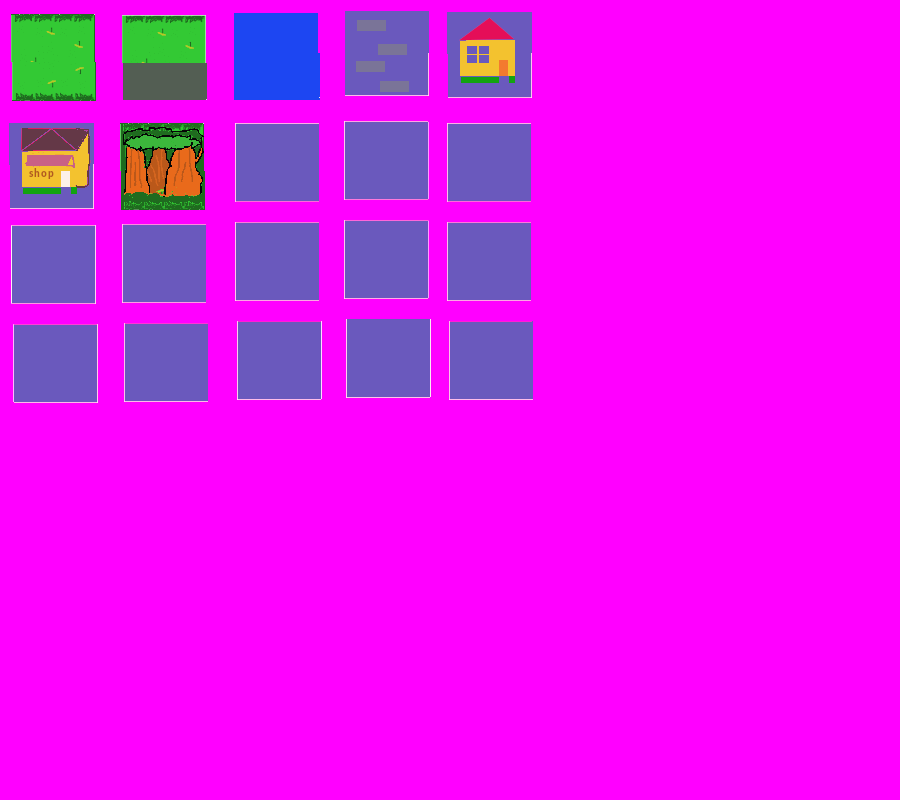
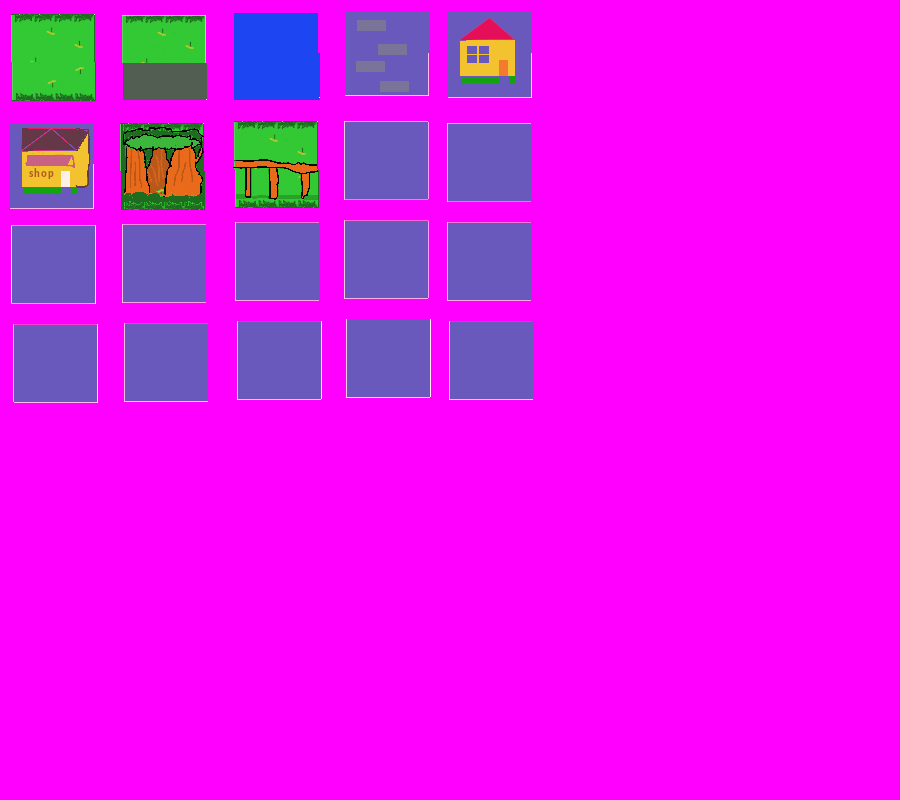
Layers edited between the first and the second 900 × 800 image:
painted on "mapa.bmp" over [233, 121, 319, 208]
